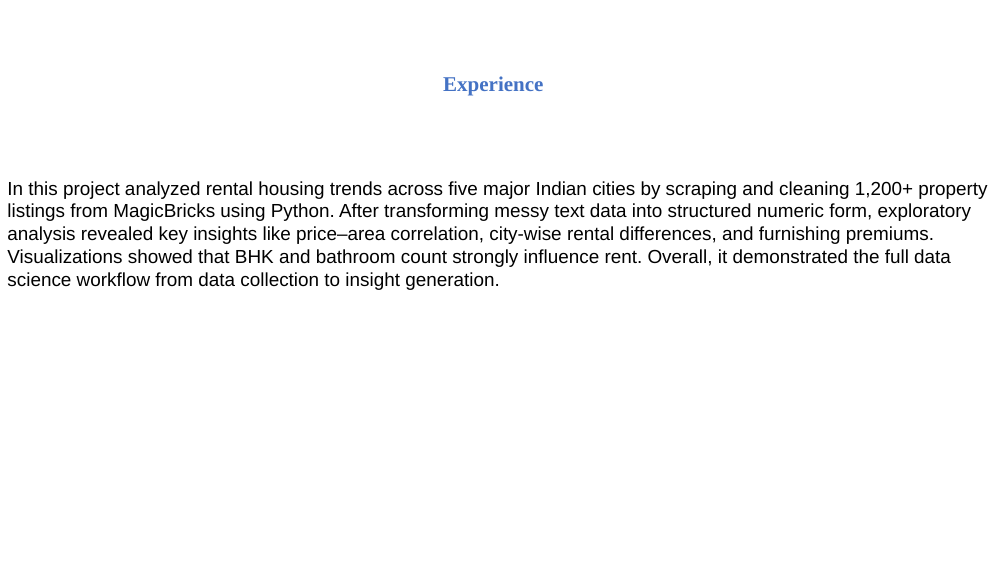
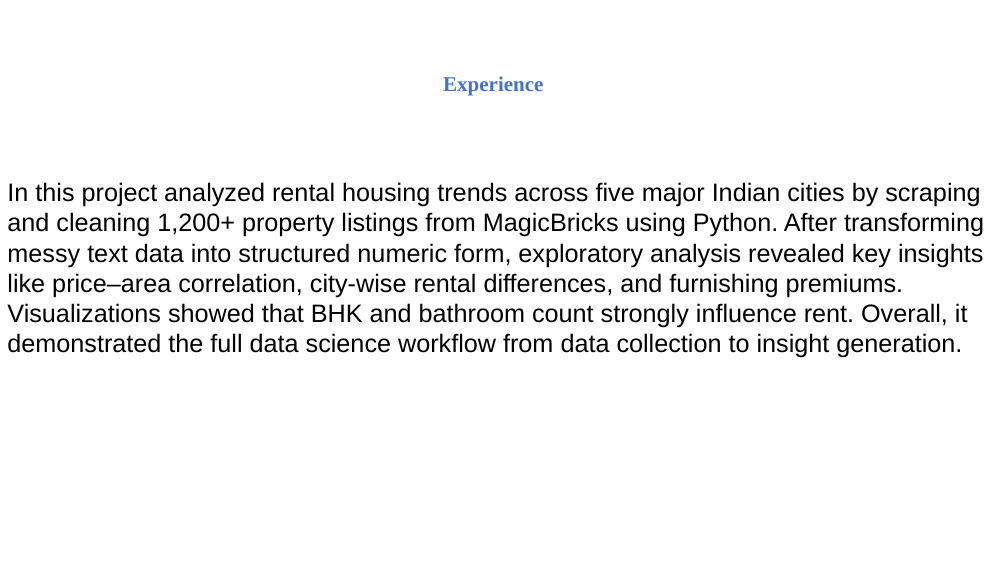
Before and after one commit to kunal1300/MagicBricksProject_Scraped_Data_EDA_Visualization-, a slide deck: slide 20 of webscrapingproject main File.pptx (slide 19 before the commit). Drawn at 1008x567 pixels with LibreOffice and Linux fonts; fonts in the diff are those of the drawing; background and template pictures are left out. Boxes give left, top, right and bottom in pixels: in the first picture for what was removed or moved away, otherwise in the second. Text is boxed around its words. In the diff, an @@ line names an element or a change of style, - is before the commit and + after.

```diff
--- a/webscrapingproject main File.pptx
+++ b/webscrapingproject main File.pptx
@@ text "In this project analyzed rental ..." at bbox=[7, 182, 984, 358]: size 18 to 24 pt @@
```
Also in this commit, not shown: 1 slide added.
